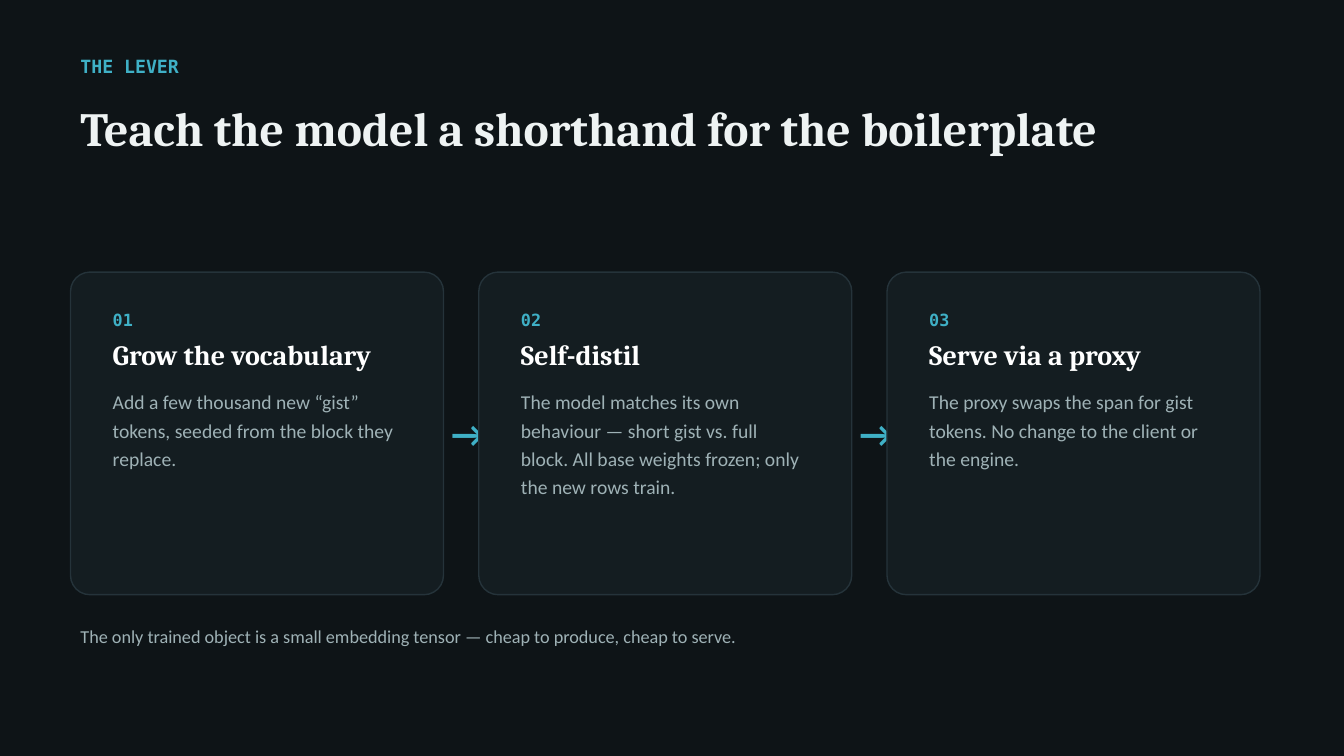
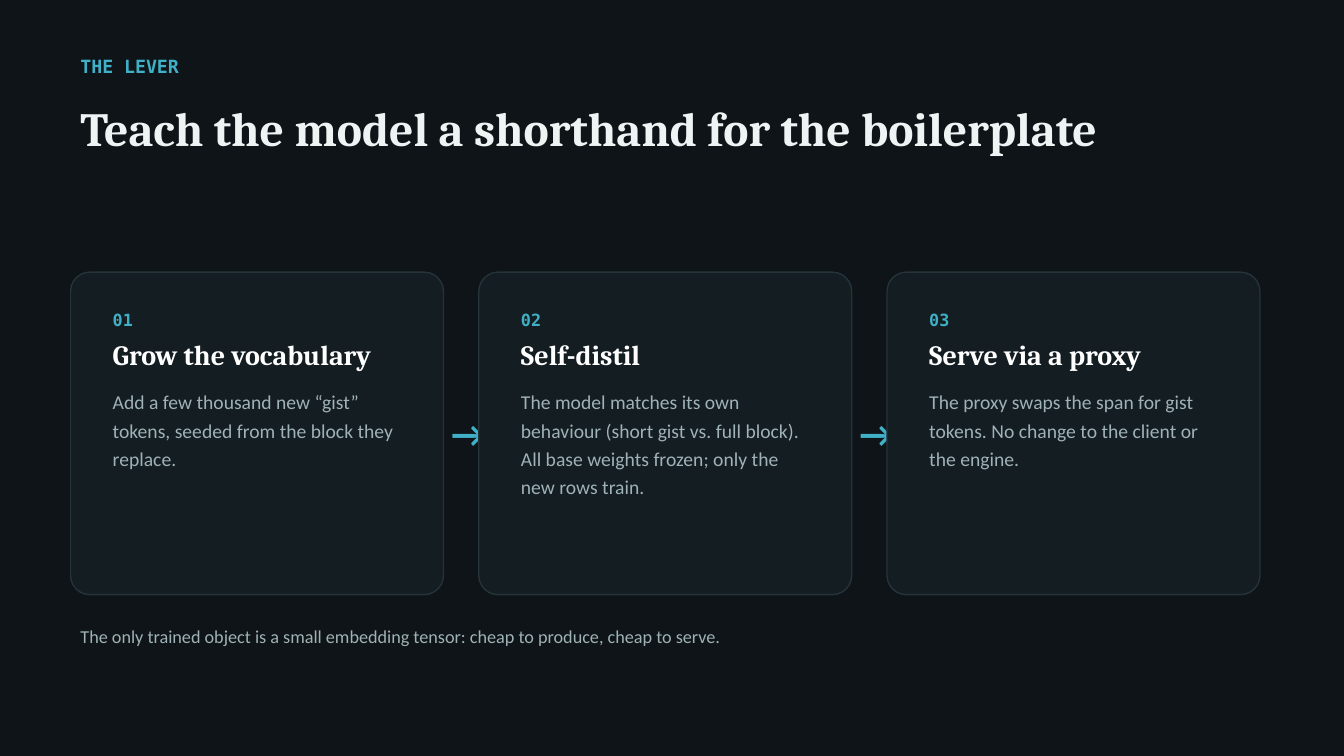
Before and after one commit to arunmenon/gisting-coding-agent, a slide deck: slide 5 of Gisting-CTO-deck.pptx. Drawn at 1344x756 pixels with LibreOffice and Linux fonts; fonts in the diff are those of the drawing. Boxes give left, top, right and bottom in pixels: in the first picture for what was removed or moved away, otherwise in the second. Text is boxed around its words. In the diff, an @@ line names an element or a change of style, - is before the commit and + after.

```diff
--- a/Gisting-CTO-deck.pptx
+++ b/Gisting-CTO-deck.pptx
@@ text at (521, 395, 799, 494): text changed @@
-The model matches its own behaviour — short gist vs. full block. All base weights frozen; only the new rows train.
+The model matches its own behaviour (short gist vs. full block). All base weights frozen; only the new rows train.
@@ text at (80, 630, 720, 646): text changed @@
-The only trained object is a small embedding tensor — cheap to produce, cheap to serve.
+The only trained object is a small embedding tensor: cheap to produce, cheap to serve.
```
Also in this commit, not shown: 9 other slides changed, 4 other files.
